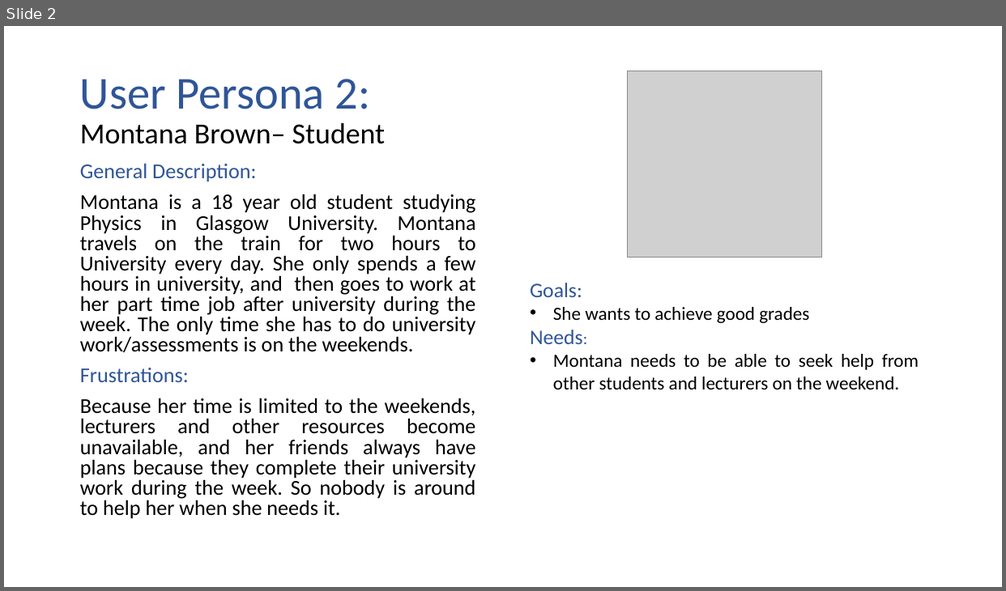
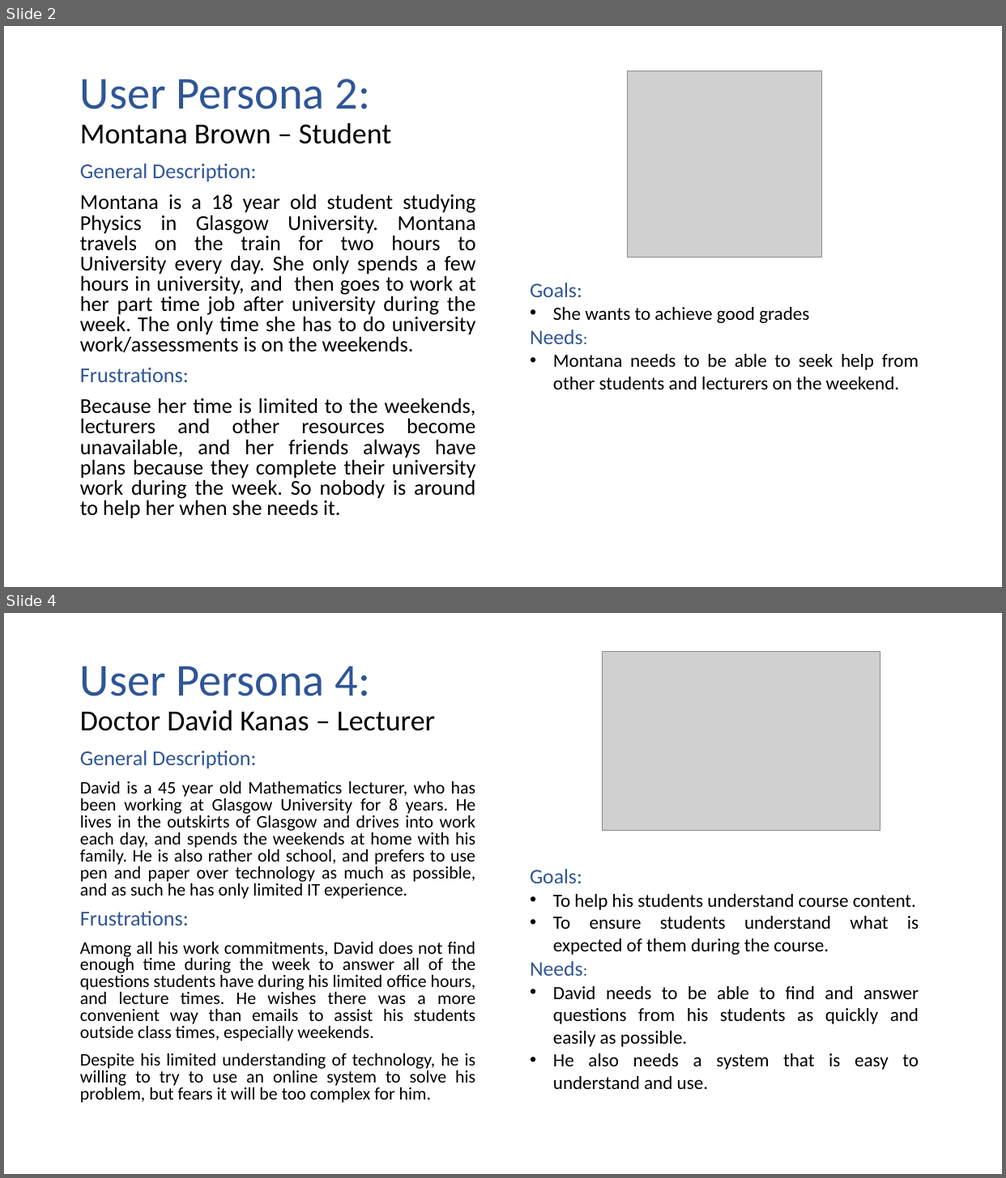
Before and after one commit to 2324127m/Lab3TeamB, a slide deck: persona/Personas2.pptx. Shown one above the other, each under a label of ours: slide 2 before the commit, slides 2 and 4 after it; the slides between them are not shown. The pictures are 1006x591 and 1006x1178 pixels, drawn with LibreOffice and Linux fonts; fonts in the diff are those of the drawing; grey boxes stand for pictures. Boxes give left, top, right and bottom in pixels: in the first picture for what was removed or moved away, otherwise in the second. Text is boxed around its words. In the diff, an @@ line names an element or a change of style, - is before the commit and + after.

Commit message:
add additional personas (foreign student, lecturer)

```diff
--- a/persona/Personas2.pptx
+++ b/persona/Personas2.pptx
@@ slide 4 added at (4,613,1002,1174), background #FFFFFF @@
@@ picture added at (602,651,880,830) @@
@@ title added at (80,666,435,731), 28 pt, text #000000 @@
+User Persona 4:
+Doctor David Kanas – Lecturer
@@ text added at (80,751,476,1103), 17 pt, text #000000 @@
+General Description:
+David is a 45 year old Mathematics lecturer, who has been working at Glasgow University for 8 years. He lives in the outskirts of Glasgow and drives into work each day, and spends the weekends at home with his family. He is also rather old school, and prefers to use pen and paper over technology as much as possible, and as such he has only limited IT experience.
+Frustrations:
+Among all his work commitments, David does not find enough time during the week to answer all of the questions students have during his limited office hours, and lecture times. He wishes there was a more convenient way than emails to assist his students outside class times, especially weekends.
+Despite his limited understanding of technology, he is willing to try to use an online system to solve his problem, but fears it will be too complex for him.
@@ text added at (530,869,918,1089), 18 pt, text #000000 @@
+Goals:
+• To help his students understand course content.
+• To ensure students understand what is expected of them during the course.
+Needs:
+• David needs to be able to find and answer questions from his students as quickly and easily as possible.
+• He also needs a system that is easy to understand and use.
@@ slide 2 changed as well @@
@@ title at (80,79,392,144): spaces changed @@
-User Persona 2:
-Montana Brown– Student
+User Persona 2:
+Montana Brown – Student
```
Also in this commit, not shown: 1 other slide changed, 1 other slide added.
